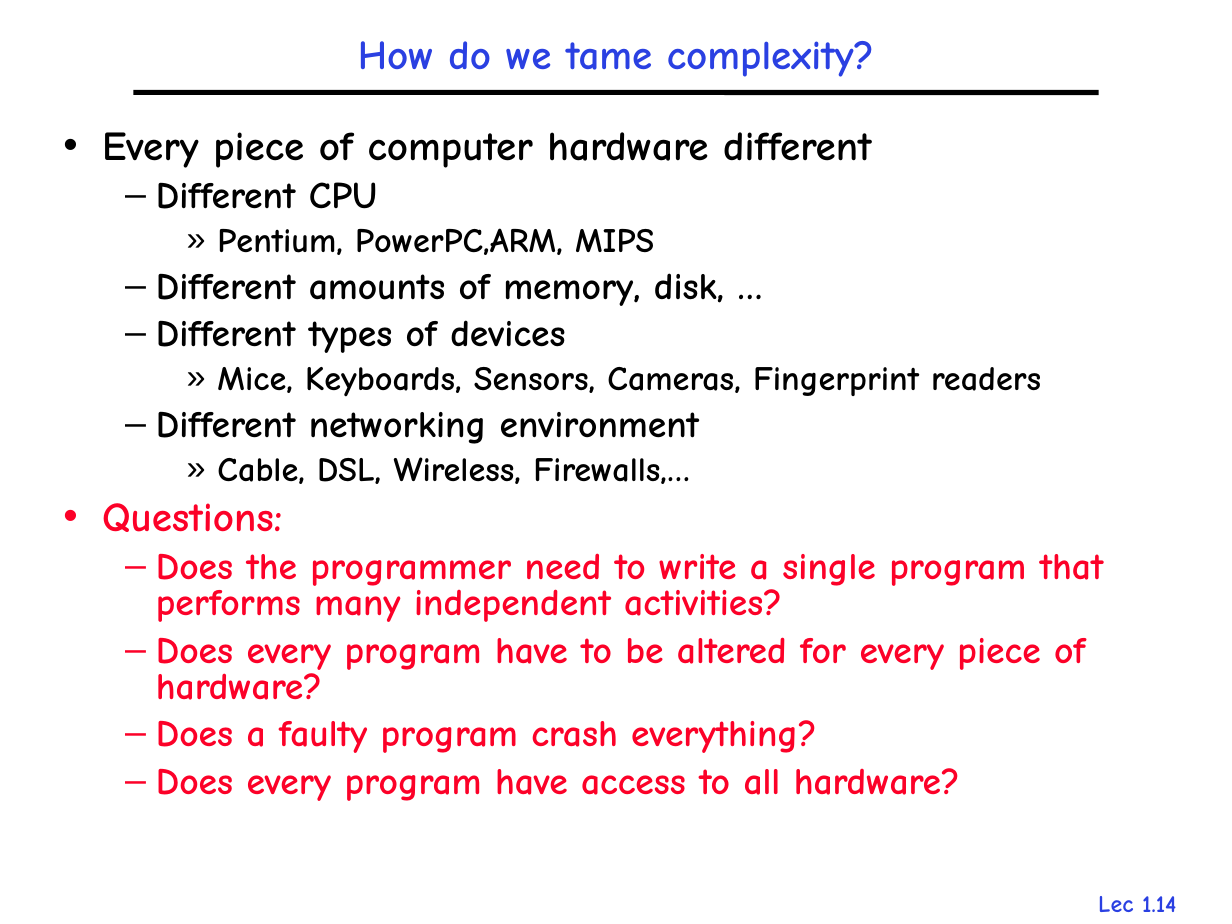
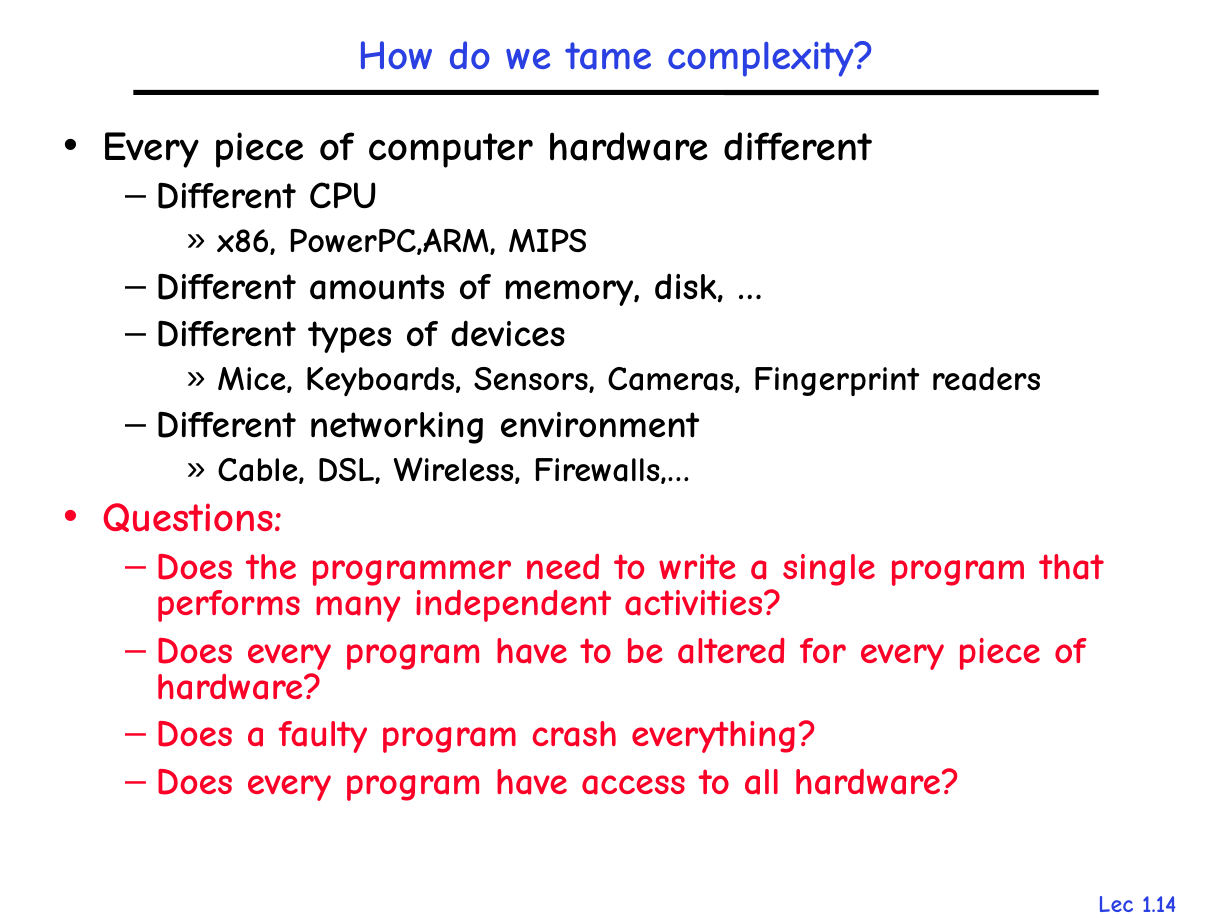
Before and after one commit to gulaoshi/gu.github.io, a slide deck: slide 14 of AdvOS/PPT+papers/L01-Overview.pptx. Drawn at 1232x924 pixels with LibreOffice and Linux fonts; fonts in the diff are those of the drawing. Boxes give left, top, right and bottom in pixels: in the first picture for what was removed or moved away, otherwise in the second. Text is boxed around its words. In the diff, an @@ line names an element or a change of style, - is before the commit and + after.

```diff
--- a/AdvOS/PPT+papers/L01-Overview.pptx
+++ b/AdvOS/PPT+papers/L01-Overview.pptx
@@ text at (x1=217, y1=228, x2=587, y2=255): text changed @@
-    » Pentium, PowerPC,ARM, MIPS
+    » x86, PowerPC,ARM, MIPS
```
Also in this commit, not shown: 6 other slides changed, 1 slide added, 3 other files.
